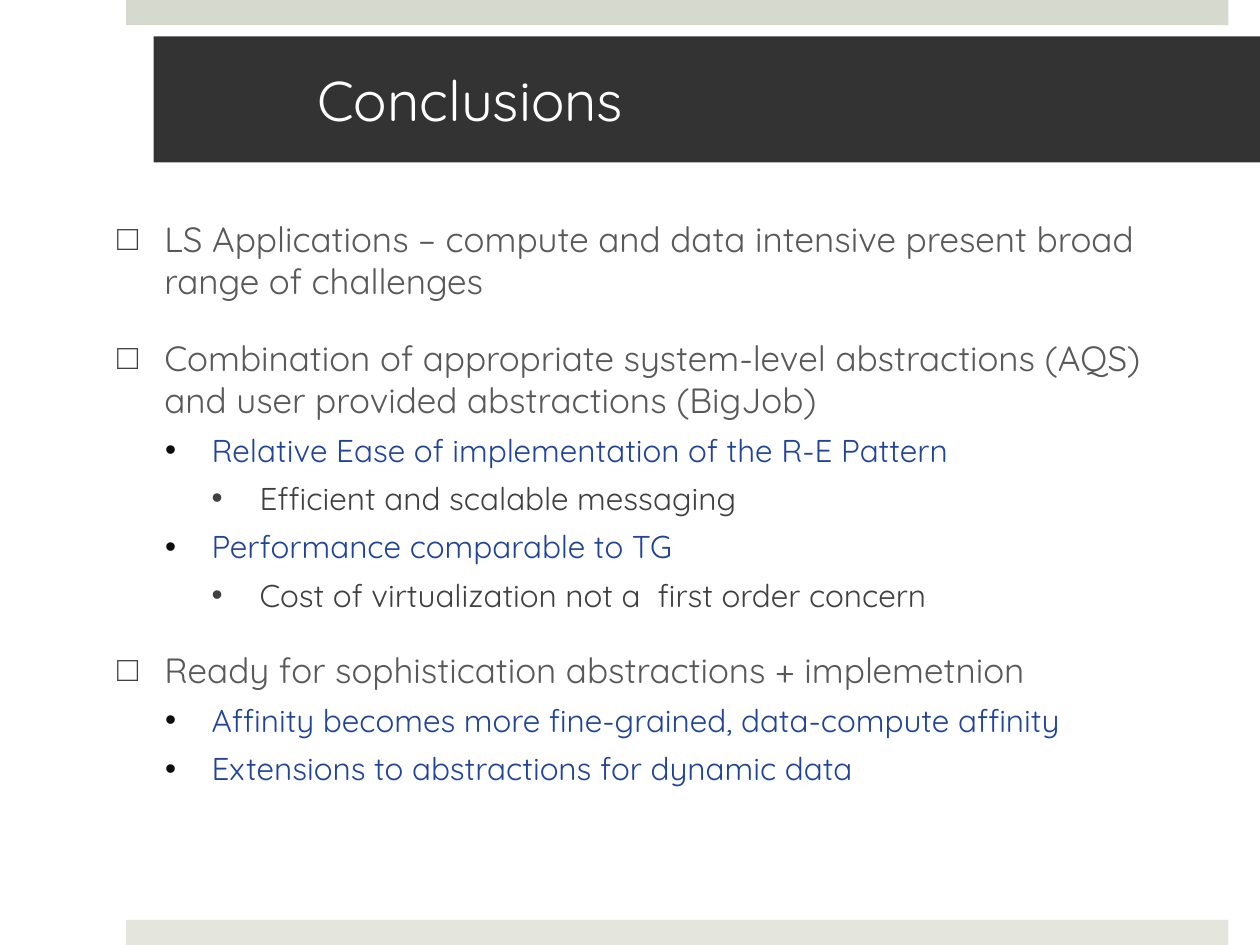
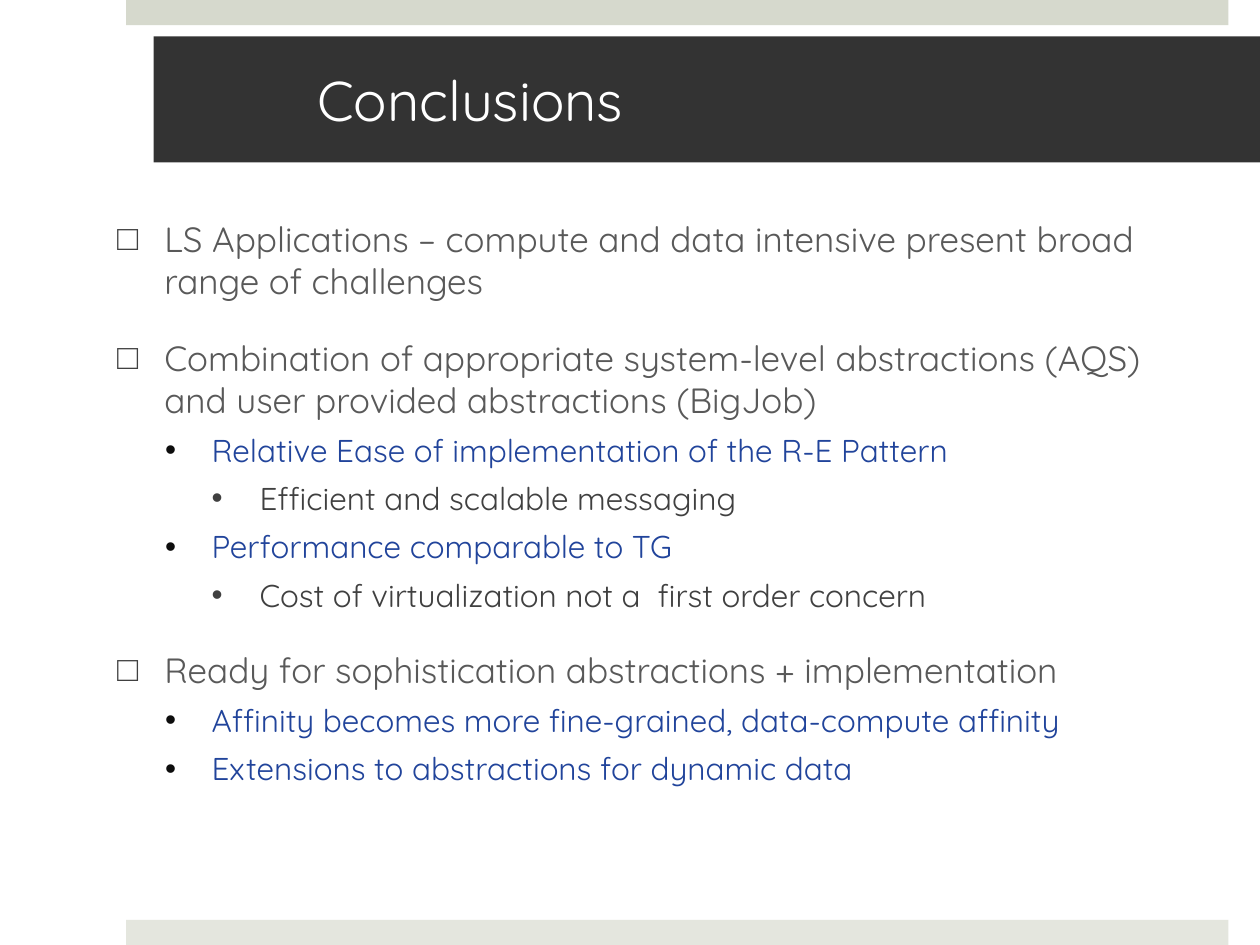
Before and after one commit to saga-project/saga-cpp-legacy-projects, a slide deck: slide 31 of saga-talks/abstractions_for_ls-microsoft.pptx (slide 33 before the commit). Drawn at 1260x945 pixels with LibreOffice and Linux fonts; fonts in the diff are those of the drawing; background and template pictures are left out. Boxes give left, top, right and bottom in pixels: in the first picture for what was removed or moved away, otherwise in the second. Text is boxed around its words. In the diff, an @@ line names an element or a change of style, - is before the commit and + after.

```diff
--- a/saga-talks/abstractions_for_ls-microsoft.pptx
+++ b/saga-talks/abstractions_for_ls-microsoft.pptx
@@ text at bbox=[164, 657, 1057, 690]: text changed @@
-□ Ready for sophistication abstractions + implemetnion
+□ Ready for sophistication abstractions + implementation
```
Also in this commit, not shown: 3 other slides changed, 1 slide added, 3 slides removed.
